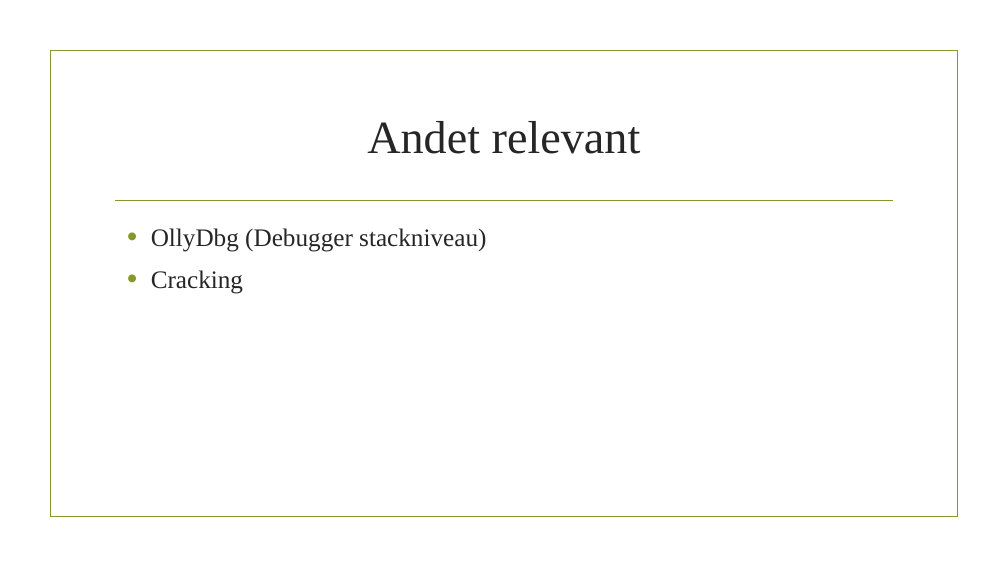
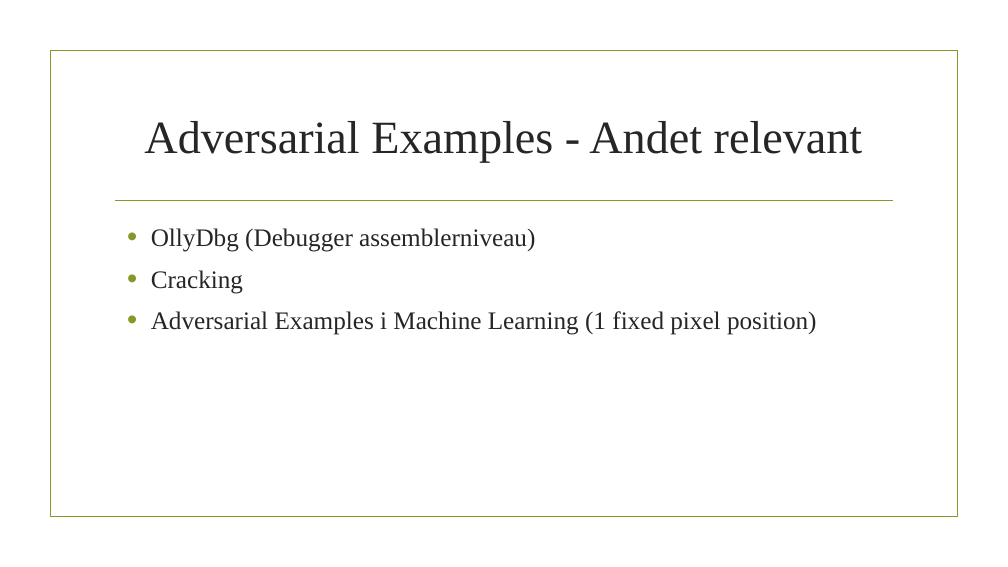
Before and after one commit to mathiasnielsen0/ITITS, a slide deck: slide 6 of Powerpoints/Spoergsmaal6.pptx. Drawn at 1008x567 pixels with LibreOffice and Linux fonts; fonts in the diff are those of the drawing; background and template pictures are left out. Boxes give left, top, right and bottom in pixels: in the first picture for what was removed or moved away, otherwise in the second. Text is boxed around its words. In the diff, an @@ line names an element or a change of style, - is before the commit and + after.

```diff
--- a/Powerpoints/Spoergsmaal6.pptx
+++ b/Powerpoints/Spoergsmaal6.pptx
@@ title at (144,121,863,162): text changed @@
-Andet relevant
+Adversarial Examples - Andet relevant
@@ text at (151,228,535,252): text changed @@
-• OllyDbg (Debugger stackniveau)
+• OllyDbg (Debugger assemblerniveau)
@@ text at (151,311,817,335): paragraph added @@
+• Adversarial Examples i Machine Learning (1 fixed pixel position)
```
Also in this commit, not shown: 3 other slides changed, 4 other files.
